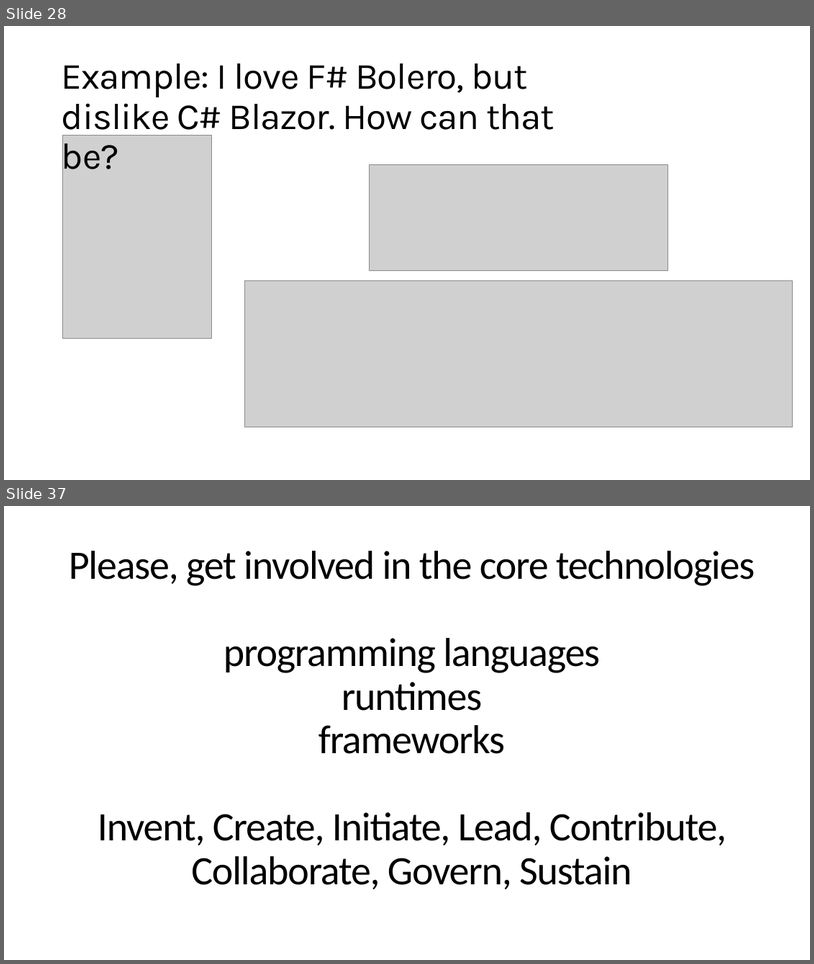
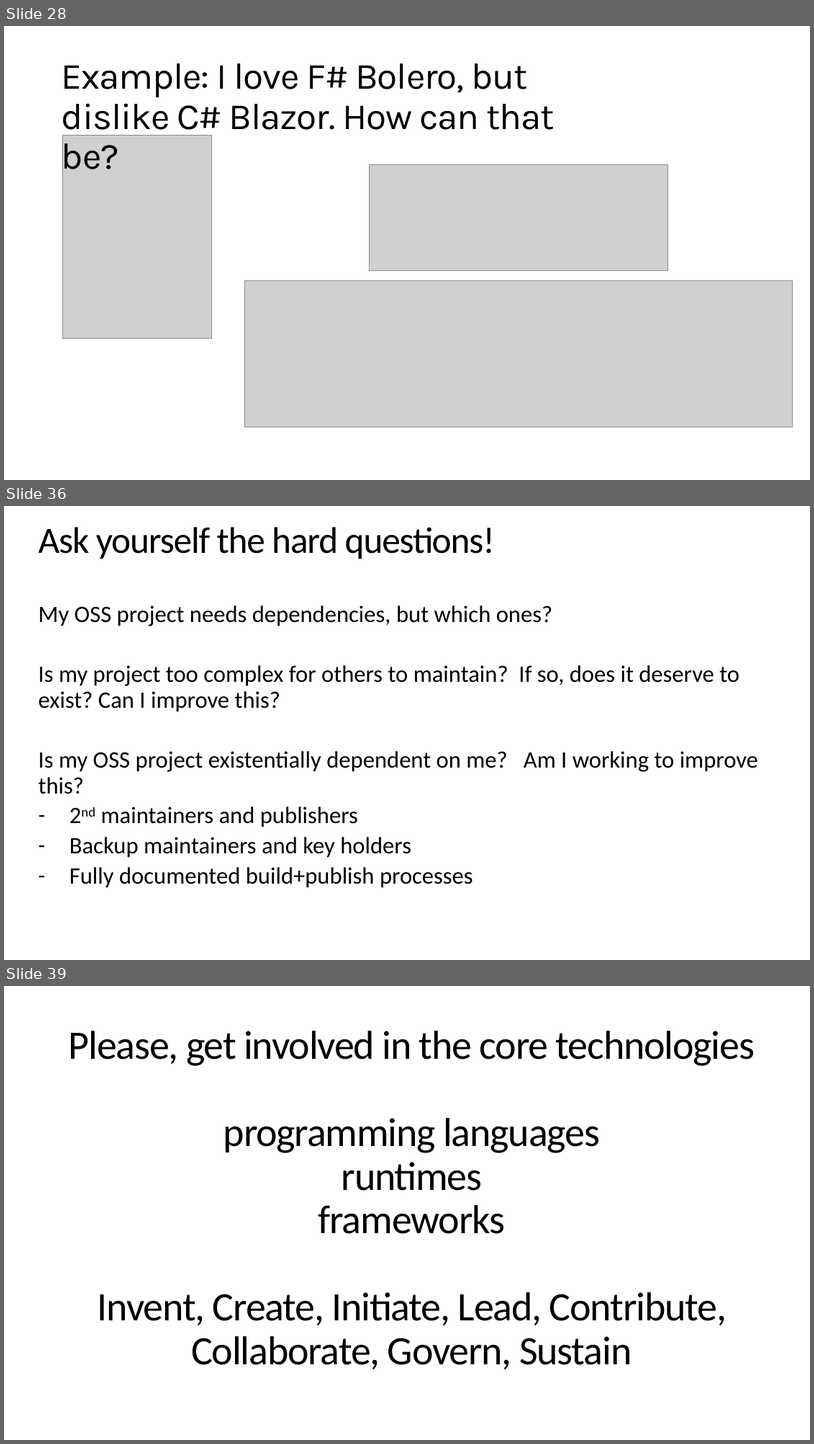
Before and after one commit to dsyme/dsyme-presentations, a slide deck: 2020-06-04-fsharpconf/on-independence.pptx. Shown one above the other, each under a label of ours: slides 28 and 37 before the commit, slides 28, 36 and 39 after it; the slides between them are not shown. The pictures are 814x964 and 814x1444 pixels, drawn with LibreOffice and Linux fonts; fonts in the diff are those of the drawing; grey boxes stand for pictures. Boxes give left, top, right and bottom in pixels: in the first picture for what was removed or moved away, otherwise in the second. Text is boxed around its words. In the diff, an @@ line names an element or a change of style, - is before the commit and + after.

```diff
--- a/2020-06-04-fsharpconf/on-independence.pptx
+++ b/2020-06-04-fsharpconf/on-independence.pptx
@@ slide 36 added at [4,506,810,960], background #FFFFFF @@
@@ title added at [39,527,495,559], 44 pt, text #000000 @@
+Ask yourself the hard questions!
@@ text added at [39,605,759,888], 28 pt, text #000000 @@
+My OSS project needs dependencies, but which ones?
+Is my project too complex for others to maintain? If so, does it deserve to exist? Can I improve this?
+Is my OSS project existentially dependent on me? Am I working to improve this?
+– 2nd maintainers and publishers
+– Backup maintainers and key holders
+– Fully documented build+publish processes
@@ what was slide 37 is now slide 39 @@
```
Also in this commit, not shown: 13 slides changed, 3 other slides added, 3 slides removed, 2 other files.
